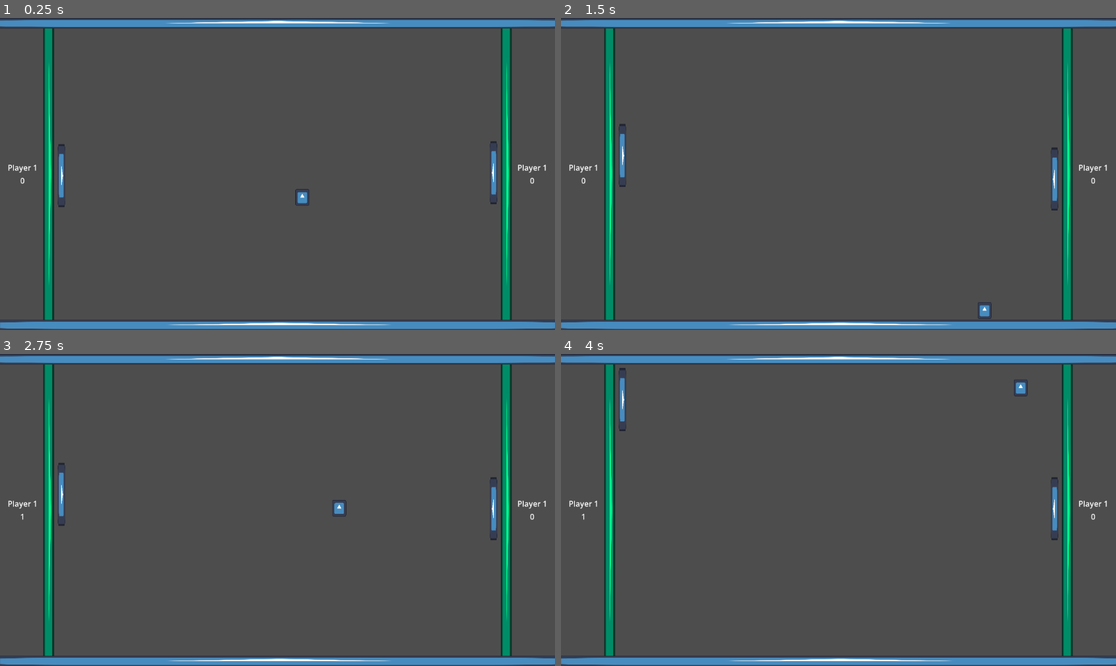
Above: before the commit, frames 1-4 (two rows, left to right).
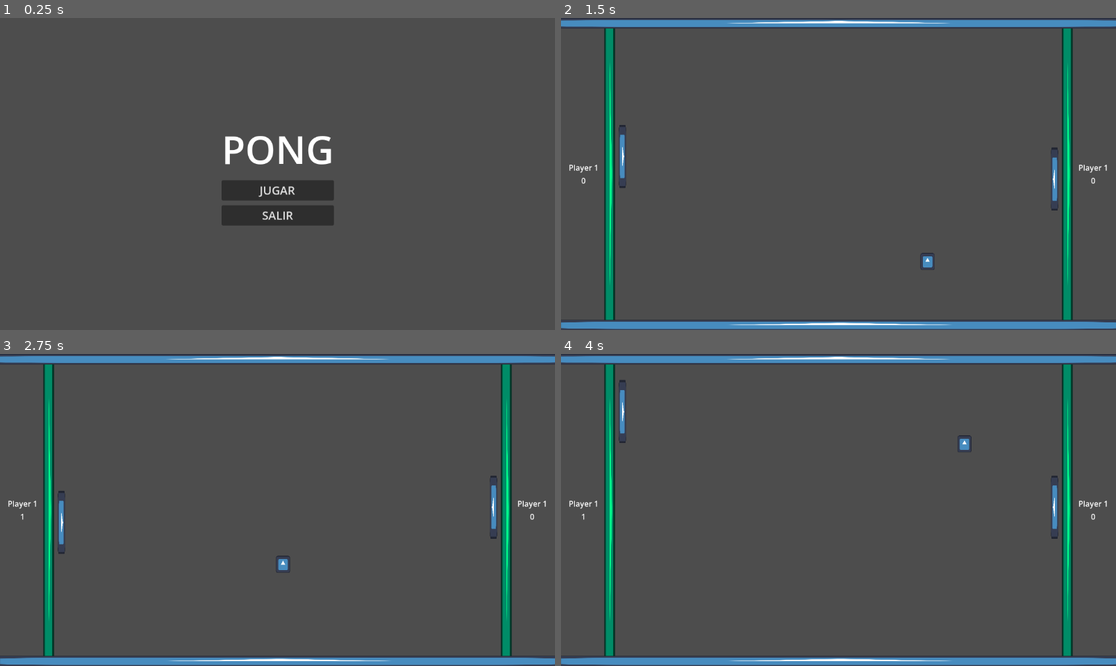
Above: after the commit, the same moments.

Repository: GabrielGomezGG/GodotLearning
Game: Godot game, scene res://scanes/menu_ui.tscn
Two runs of this game, one before a commit and one after it. Both use one fixed random seed, a clock stepped at 60 frames per second and the inputs below. Before the commit the project starts from res://scanes/screen.tscn. The engine's default icon, where the game draws it, is replaced by a stand-in: a white triangle on a blue panel in a dark square.
Inputs (mouse positions are in pixels of both pictures, inside the frame that each line leads up to):
- Up to frame 1 (0.25 s): no input
- Up to frame 2 (1.5 s): click (838, 189) at 0.5 s, where only the run after the commit has a clickable "JUGAR"; hold W (player_1_up) from 1.28 s (still down); tap Down (player_2_down) at 1.35 s
- Up to frame 3 (2.75 s): release W (player_1_up) at 2.03 s; hold S (player_1_down) from 2.03 s (still down); tap Up (player_2_up) at 2.1 s
- Up to frame 4 (4 s): release S (player_1_down) at 2.78 s; hold W (player_1_up) from 2.78 s (still down); tap Down (player_2_down) at 2.85 s; tap Up (player_2_up) at 3.6 s

The runs differ from the first frame. In frame 1, 13% of the frame differs, in the area x 0-100%, y 0-100%; in frame 2, 0.2%; in frame 3, 0.4%; in frame 4, 0.3%.

Commit message:
Agregar menu de inicio

Diff:
--- a/pong/project.godot
+++ b/pong/project.godot
@@ -11,7 +11,7 @@
 [application]
 
 config/name="Pong"
-run/main_scene="uid://l3kx0em3hfhd"
+run/main_scene="uid://cm1xnc4v8cg3y"
 config/features=PackedStringArray("4.6", "GL Compatibility")
 config/icon="res://icon.svg"
 
--- /dev/null
+++ b/pong/scanes/menu_ui.gd
@@ -0,0 +1,8 @@
+extends Control
+
+func _on_start_pressed() -> void:
+	get_tree().change_scene_to_file("res://scanes/screen.tscn")
+
+
+func _on_exit_pressed() -> void:
+	get_tree().quit()
--- /dev/null
+++ b/pong/scanes/menu_ui.tscn
@@ -0,0 +1,46 @@
+[gd_scene format=3 uid="uid://cm1xnc4v8cg3y"]
+
+[ext_resource type="Script" uid="uid://nrb0jnjige65" path="res://scanes/menu_ui.gd" id="1_tucab"]
+
+[node name="MenuUI" type="Control" unique_id=1856433549]
+layout_mode = 3
+anchors_preset = 15
+anchor_right = 1.0
+anchor_bottom = 1.0
+grow_horizontal = 2
+grow_vertical = 2
+script = ExtResource("1_tucab")
+
+[node name="CanvasLayer" type="CanvasLayer" parent="." unique_id=585277086]
+
+[node name="VBoxContainer" type="VBoxContainer" parent="CanvasLayer" unique_id=378723669]
+anchors_preset = 8
+anchor_left = 0.5
+anchor_top = 0.5
+anchor_right = 0.5
+anchor_bottom = 0.5
+offset_left = -29.0
+offset_top = -46.5
+offset_right = 29.0
+offset_bottom = 46.5
+grow_horizontal = 2
+grow_vertical = 2
+theme_override_constants/separation = 10
+
+[node name="Label" type="Label" parent="CanvasLayer/VBoxContainer" unique_id=1799466412]
+layout_mode = 2
+theme_override_font_sizes/font_size = 80
+text = "PONG"
+
+[node name="Start" type="Button" parent="CanvasLayer/VBoxContainer" unique_id=480436197]
+layout_mode = 2
+theme_override_font_sizes/font_size = 24
+text = "JUGAR"
+
+[node name="Exit" type="Button" parent="CanvasLayer/VBoxContainer" unique_id=1554051906]
+layout_mode = 2
+theme_override_font_sizes/font_size = 24
+text = "SALIR"
+
+[connection signal="pressed" from="CanvasLayer/VBoxContainer/Start" to="." method="_on_start_pressed"]
+[connection signal="pressed" from="CanvasLayer/VBoxContainer/Exit" to="." method="_on_exit_pressed"]
Not shown, added: pong/scanes/menu_ui.gd.uid
